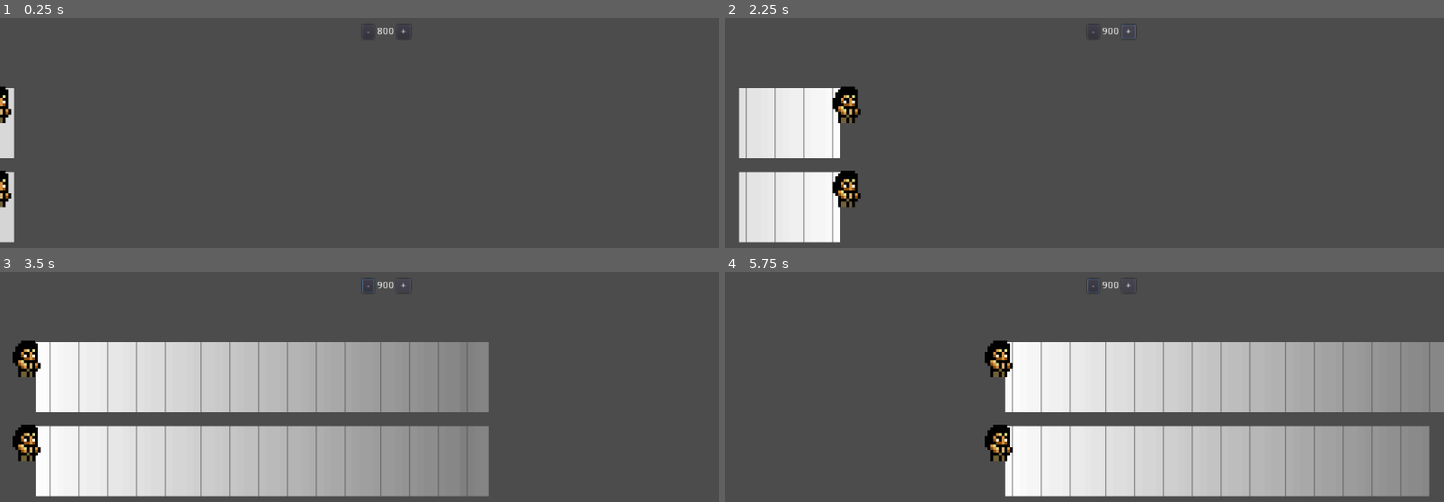
Above: before the commit, frames 1-4 (two rows, left to right).
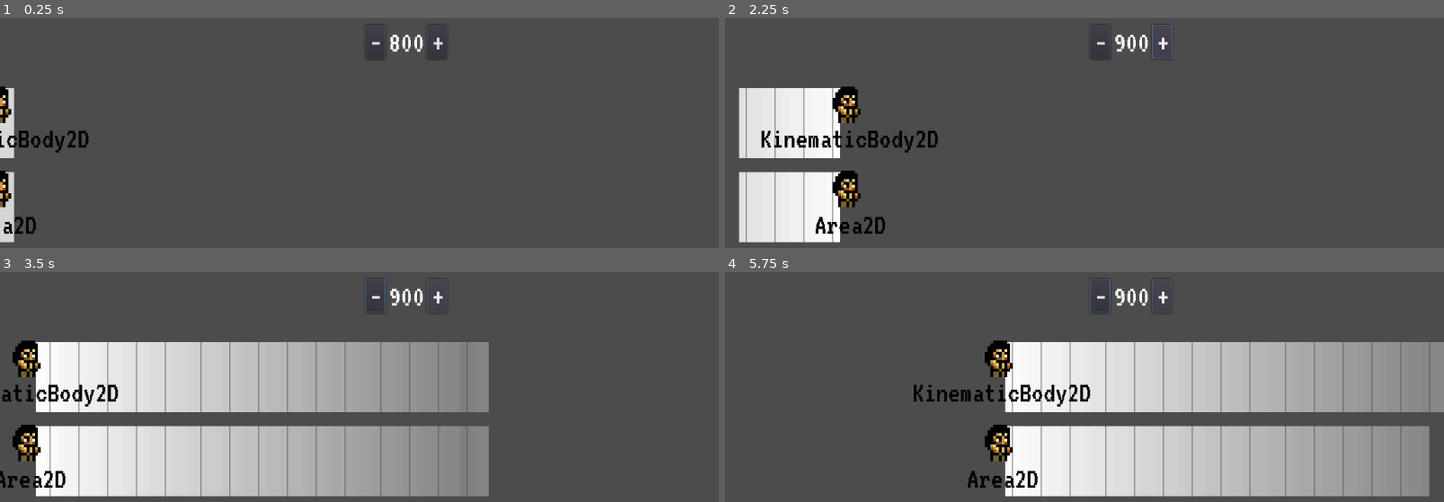
Above: after the commit, the same moments.

Repository: DivineDominion/GodotCollisionDetection
Game: Godot game, scene res://World.tscn
Two runs of this game, one before a commit and one after it. Both use one fixed random seed, a clock stepped at 60 frames per second and the inputs below.
Inputs:
- Up to frame 1 (0.25 s): no input
- Up to frame 2 (2.25 s): click "-" at 0.5 s; click "+" at 1.25 s; tap Enter at 2 s; hold Right (ui_right) from 2.03 s (still down)
- Up to frame 3 (3.5 s): release Right (ui_right) at 2.78 s; hold Left (ui_left) from 2.78 s (still down)
- Up to frame 4 (5.75 s): release Left (ui_left) at 3.53 s; hold Right (ui_right) 3.53-5.03 s; hold Left (ui_left) from 5.03 s (still down)

The runs differ from the first frame. In frame 1, 0.9% of the frame differs, in the area x 0-62%, y 4-95%; in frame 2, 1.5%; in frame 3, 1.3%; in frame 4, 1.6%, in the area x 26-62%, y 2-95%.

Commit message:
use pixel font for labels; add label to chars

Diff:
--- a/World.tscn
+++ b/World.tscn
@@ -15,6 +15,7 @@
 script = ExtResource( 1 )
 
 [node name="PlayerBody" type="KinematicBody2D" parent="."]
+position = Vector2( 0, 109.161 )
 scale = Vector2( 4, 4 )
 z_index = 999
 script = ExtResource( 3 )
@@ -30,8 +31,21 @@
 position = Vector2( -1, -6 )
 shape = SubResource( 1 )
 
+[node name="Label" type="Label" parent="PlayerBody"]
+margin_left = -31.7364
+margin_right = 223.264
+margin_bottom = 43.0
+rect_scale = Vector2( 0.25, 0.25 )
+custom_fonts/font = ExtResource( 6 )
+custom_colors/font_color = Color( 0, 0, 0, 1 )
+text = "KinematicBody2D"
+__meta__ = {
+"_edit_group_": true,
+"_edit_use_anchors_": false
+}
+
 [node name="PlayerArea" type="Area2D" parent="."]
-position = Vector2( 0, 70.2444 )
+position = Vector2( 0, 237.666 )
 z_index = 999
 script = ExtResource( 4 )
 __meta__ = {
@@ -48,32 +62,53 @@
 scale = Vector2( 4, 4 )
 shape = SubResource( 1 )
 
+[node name="Label" type="Label" parent="PlayerArea"]
+anchor_right = 0.492
+margin_left = -50.2877
+margin_top = 2.7341
+margin_right = 51.7123
+margin_bottom = 45.7341
+custom_fonts/font = ExtResource( 6 )
+custom_colors/font_color = Color( 0, 0, 0, 1 )
+text = "Area2D"
+__meta__ = {
+"_edit_group_": true,
+"_edit_use_anchors_": false
+}
+
 [node name="SpeedControls" type="HBoxContainer" parent="."]
-margin_bottom = 20.0
-grow_horizontal = 2
+margin_right = 134.0
+margin_bottom = 49.0
 grow_vertical = 0
+size_flags_horizontal = 2
 alignment = 1
 script = ExtResource( 5 )
 __meta__ = {
+"_edit_group_": true,
 "_edit_use_anchors_": false
 }
 
 [node name="DecreaseButton" type="Button" parent="SpeedControls"]
-margin_right = 17.0
-margin_bottom = 20.0
+margin_right = 29.0
+margin_bottom = 49.0
+custom_fonts/font = ExtResource( 6 )
 text = "-"
 
 [node name="SpeedLabel" type="Label" parent="SpeedControls"]
-margin_left = 21.0
+margin_left = 33.0
 margin_top = 3.0
-margin_right = 53.0
-margin_bottom = 17.0
+margin_right = 101.0
+margin_bottom = 46.0
+custom_fonts/font = ExtResource( 6 )
 text = "1234"
+align = 1
+valign = 1
 
 [node name="IncreaseButton" type="Button" parent="SpeedControls"]
-margin_left = 57.0
-margin_right = 77.0
-margin_bottom = 20.0
+margin_left = 105.0
+margin_right = 134.0
+margin_bottom = 49.0
+custom_fonts/font = ExtResource( 6 )
 text = "+"
 [connection signal="button_up" from="SpeedControls/DecreaseButton" to="SpeedControls" method="_on_DecreaseButton_button_up"]
 [connection signal="button_up" from="SpeedControls/IncreaseButton" to="SpeedControls" method="_on_IncreaseButton_button_up"]
